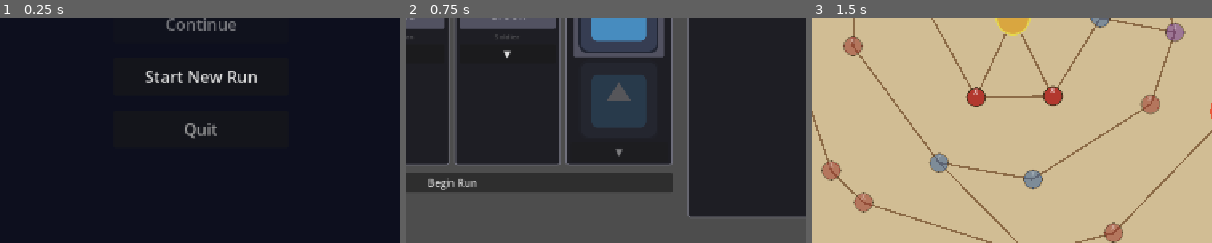
Above: before the commit, frames 1-3 (left to right).
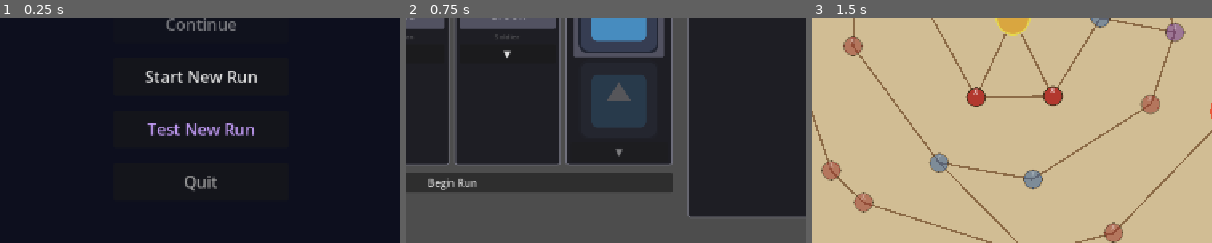
Above: after the commit, the same moments.

Repository: caleb-the-dev/RogueFinder
Game: Godot game, scene res://main.tscn
The game is run twice, just before and just after one commit, with the same random seed, the same clock (stepped at 60 frames per second) and the same inputs. The engine's default icon, where the game draws it, is replaced by a stand-in: a white triangle on a blue panel in a dark square.
Inputs:
- Up to frame 1 (0.25 s): no input
- Up to frame 2 (0.75 s): click "Start New Run" at 0.5 s
- Up to frame 3 (1.5 s): click "Begin Run" at 1.25 s
The pictures show only the part of the screen within x 25-75%, y 50-100%; the shares and areas given below are measured in that part.

The runs differ from the first frame. In frame 1, 1.1% of the frame differs, in the area x 36-64%, y 46-78%; in frame 2, nothing differs; in frame 3, nothing differs.

Commit message:
feat(menu): add Test New Run button to skip creation with 3 random PCs
Dev shortcut on MainMenuScene. Bypasses CharacterCreationScene and
seeds GameState.party with three fully-randomized PCs (random
kindred, class, background, portrait, and name drawn from the
chosen kindred's name pool) by calling the static
CharacterCreationManager._build_pc() directly. Transitions straight
to MapScene.

Muted purple tint to signal dev affordance. 4-button layout still
fits at 1280×720.

Co-Authored-By: Claude Opus 4.7 <noreply@anthropic.com>

Diff:
--- a/rogue-finder/scripts/ui/MainMenuManager.gd
+++ b/rogue-finder/scripts/ui/MainMenuManager.gd
@@ -52,7 +52,13 @@
 	var new_btn := _make_button("Start New Run", center - btn_w * 0.5, top_y + btn_h + gap, btn_w, btn_h, _on_new_run)
 	add_child(new_btn)
 
-	var quit_btn := _make_button("Quit", center - btn_w * 0.5, top_y + (btn_h + gap) * 2.0, btn_w, btn_h, _on_quit)
+	# Dev-only shortcut: skips character creation and fills the party with 3
+	# randomized PCs so the main game loop can be exercised quickly.
+	var test_btn := _make_button("Test New Run", center - btn_w * 0.5, top_y + (btn_h + gap) * 2.0, btn_w, btn_h, _on_test_new_run)
+	test_btn.add_theme_color_override("font_color", Color(0.75, 0.6, 0.95))
+	add_child(test_btn)
+
+	var quit_btn := _make_button("Quit", center - btn_w * 0.5, top_y + (btn_h + gap) * 3.0, btn_w, btn_h, _on_quit)
 	quit_btn.add_theme_color_override("font_color", Color(0.6, 0.6, 0.6))
 	add_child(quit_btn)
 
@@ -74,5 +80,40 @@
 	GameState.reset()
 	get_tree().change_scene_to_file(CREATION_SCENE_PATH)
 
+## Dev shortcut — skip character creation and seed `GameState.party` with 3
+## fully-randomized PCs (random kindred / class / background / portrait / name).
+## Delegates row-level construction to `CharacterCreationManager._build_pc()`
+## (static), so any future changes to how a PC is built stay in one place.
+func _on_test_new_run() -> void:
+	GameState.delete_save()
+	GameState.reset()
+
+	var rng := RandomNumberGenerator.new()
+	rng.randomize()
+
+	var kindred_ids: Array[String] = []
+	for k in KindredLibrary.all_kindreds():
+		kindred_ids.append(k.kindred_id)
+	var class_ids: Array[String] = []
+	for c in ClassLibrary.all_classes():
+		class_ids.append(c.class_id)
+	var bg_ids: Array[String] = []
+	for b in BackgroundLibrary.all_backgrounds():
+		bg_ids.append(b.background_id)
+	var portrait_ids: Array[String] = []
+	for p in PortraitLibrary.all_portraits():
+		portrait_ids.append(p.portrait_id)
+
+	for i in 3:
+		var k_id: String = kindred_ids[rng.randi() % kindred_ids.size()] if not kindred_ids.is_empty() else ""
+		var c_id: String = class_ids[rng.randi() % class_ids.size()]       if not class_ids.is_empty()   else ""
+		var b_id: String = bg_ids[rng.randi() % bg_ids.size()]             if not bg_ids.is_empty()      else ""
+		var p_id: String = portrait_ids[rng.randi() % portrait_ids.size()] if not portrait_ids.is_empty() else ""
+		var pool: Array[String] = KindredLibrary.get_name_pool(k_id)
+		var member_name: String = pool[rng.randi() % pool.size()] if not pool.is_empty() else "Test%d" % (i + 1)
+		GameState.party.append(CharacterCreationManager._build_pc(member_name, k_id, c_id, b_id, p_id))
+
+	get_tree().change_scene_to_file(MAP_SCENE_PATH)
+
 func _on_quit() -> void:
 	get_tree().quit()
Not shown, changed: docs/map_directories/hud_system.md
Not shown, changed: docs/map_directories/map.md
